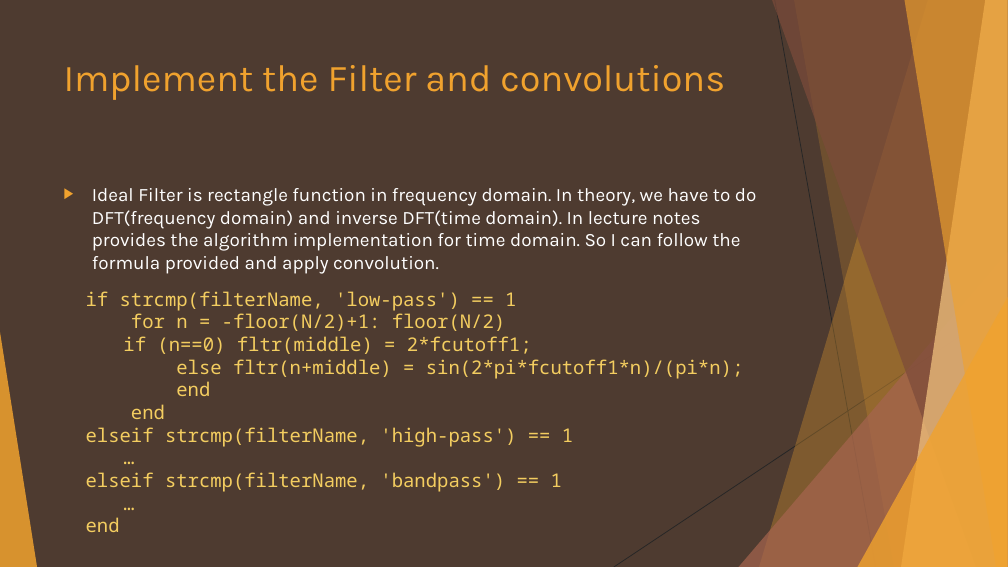
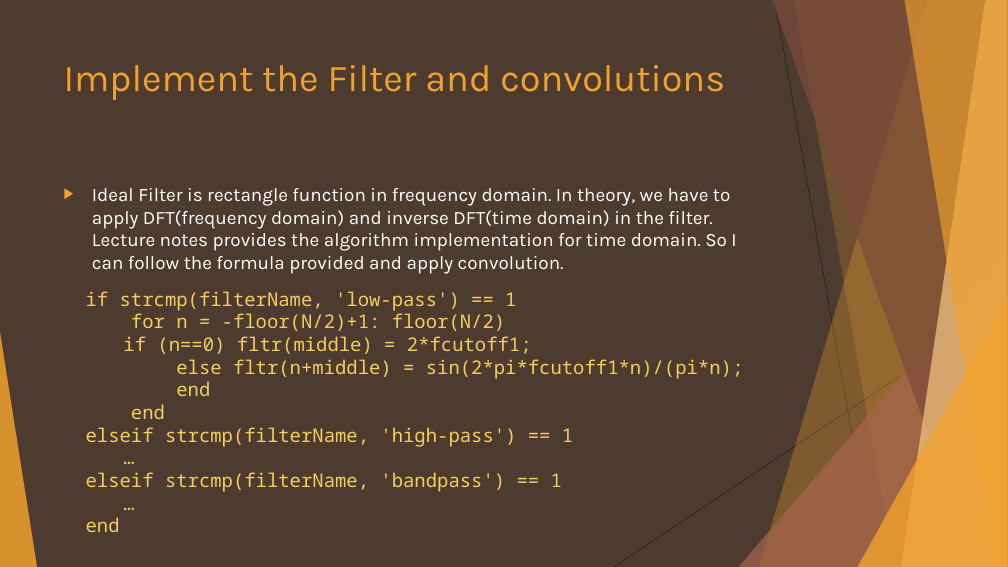
Before and after one commit to kenchan13/Introduction-to-Multimedia, a slide deck: slide 4 of Homework/hw2/104062361_report.pptx (slide 3 before the commit). Drawn at 1008x567 pixels with LibreOffice and Linux fonts; fonts in the diff are those of the drawing. Boxes give left, top, right and bottom in pixels: in the first picture for what was removed or moved away, otherwise in the second. Text is boxed around its words. In the diff, an @@ line names an element or a change of style, - is before the commit and + after.

```diff
--- a/Homework/hw2/104062361_report.pptx
+++ b/Homework/hw2/104062361_report.pptx
@@ text at bbox=[92, 188, 736, 274]: text changed @@
-▶ Ideal Filter is rectangle function in frequency domain. In theory, we have to do DFT(frequency domain) and inverse DFT(time domain). In lecture notes provides the algorithm implementation for time domain. So I can follow the formula provided and apply convolution.
+▶ Ideal Filter is rectangle function in frequency domain. In theory, we have to apply DFT(frequency domain) and inverse DFT(time domain) in the filter. Lecture notes provides the algorithm implementation for time domain. So I can follow the formula provided and apply convolution.
```
Also in this commit, not shown: 10 other slides changed, 3 slides added, 39 other files.
